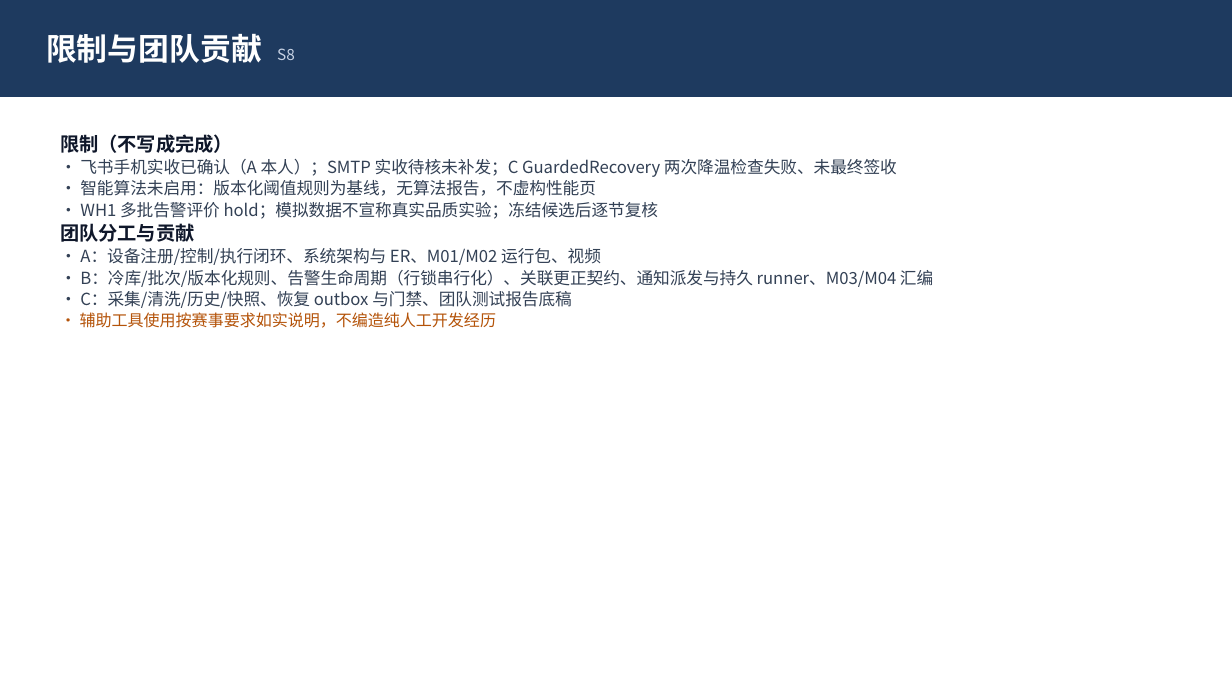
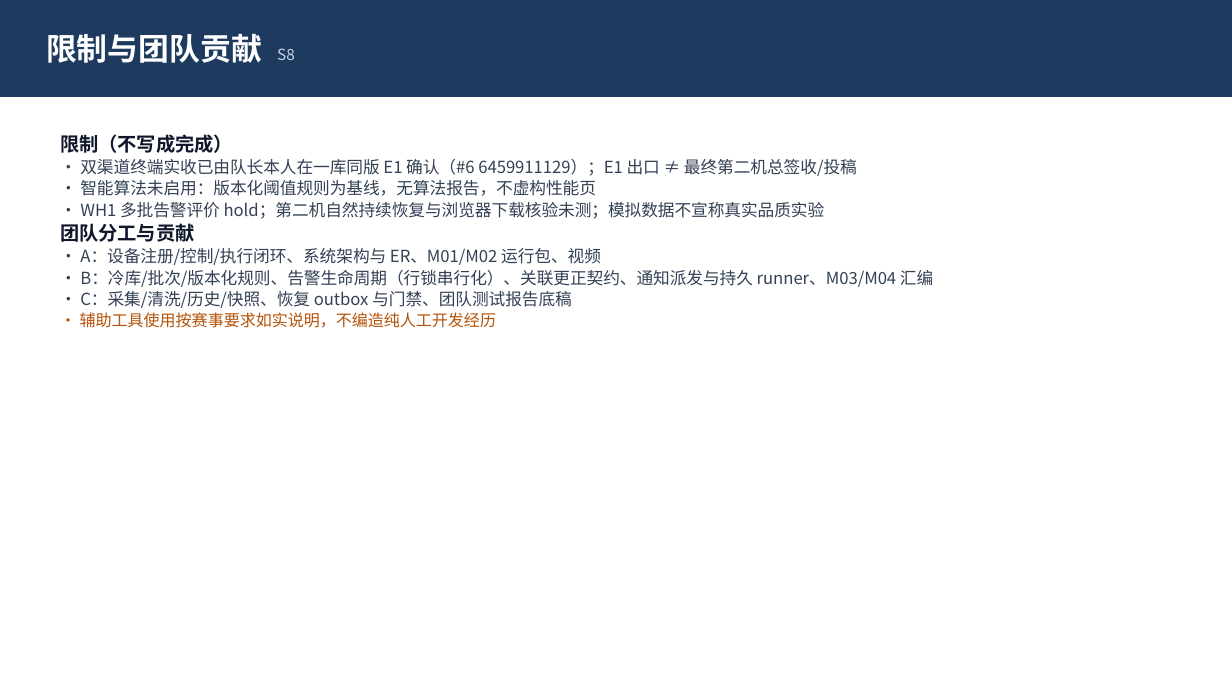
Before and after one commit to Cynthia060913/freshlink-zhikong-public, a slide deck: slide 8 of docs/submission/claude-b-materials/M04-PRESENTATION-DRAFT.pptx. Drawn at 1232x693 pixels with LibreOffice and Linux fonts; fonts in the diff are those of the drawing. Boxes give left, top, right and bottom in pixels: in the first picture for what was removed or moved away, otherwise in the second. Text is boxed around its words. In the diff, an @@ line names an element or a change of style, - is before the commit and + after.

```diff
--- a/docs/submission/claude-b-materials/M04-PRESENTATION-DRAFT.pptx
+++ b/docs/submission/claude-b-materials/M04-PRESENTATION-DRAFT.pptx
@@ text at (80, 159, 857, 176): text changed @@
-• 飞书手机实收已确认（A 本人）；SMTP 实收待核未补发；C GuardedRecovery 两次降温检查失败、未最终签收
+• 双渠道终端实收已由队长本人在一库同版 E1 确认（#6 6459911129）；E1 出口 ≠ 最终第二机总签收/投稿
@@ text at (80, 202, 825, 219): text changed @@
-• WH1 多批告警评价 hold；模拟数据不宣称真实品质实验；冻结候选后逐节复核
+• WH1 多批告警评价 hold；第二机自然持续恢复与浏览器下载核验未测；模拟数据不宣称真实品质实验
```
Also in this commit, not shown: 3 other slides changed, 4 other files.
